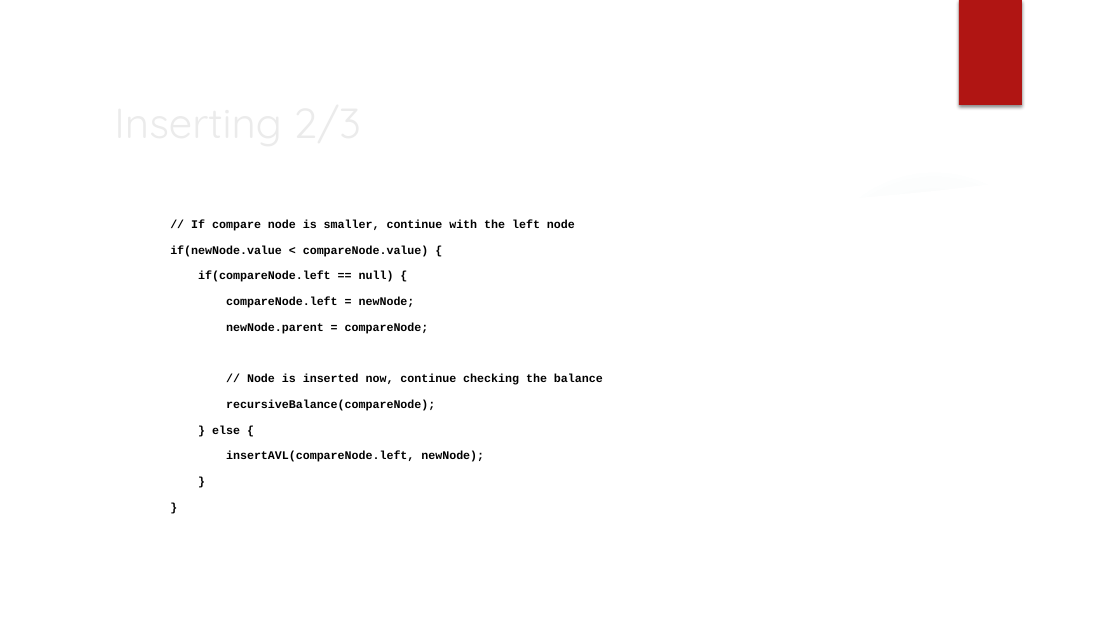
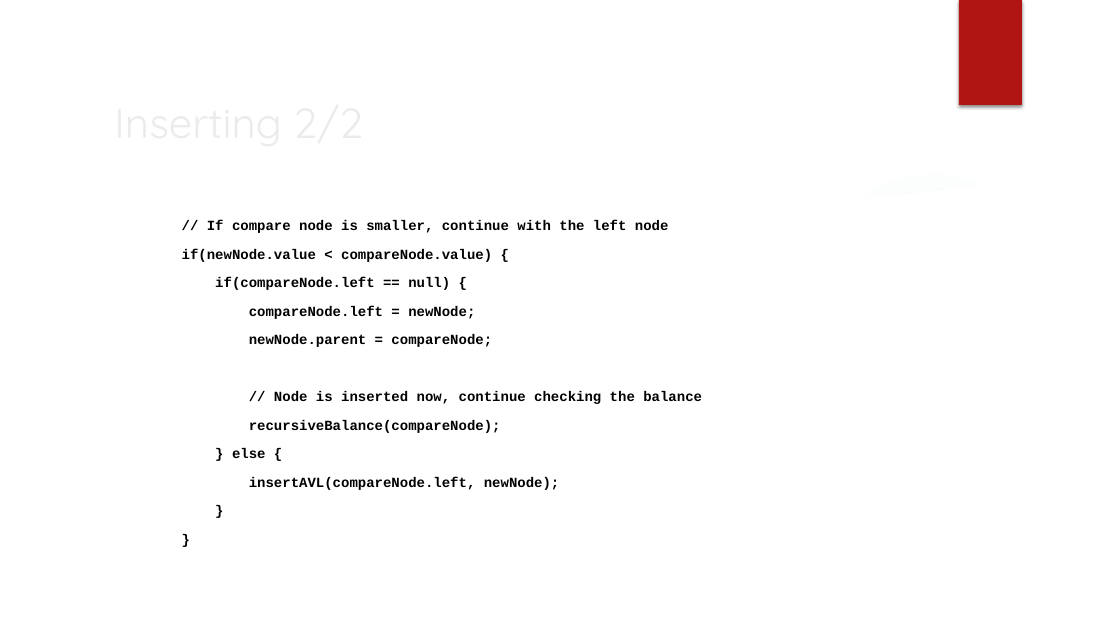
Before and after one commit to mikevlaar/AVL-Tree-Assignment, a slide deck: slide 4 of AVL Tree implementatie.pptx. Drawn at 1120x630 pixels with LibreOffice and Linux fonts; fonts in the diff are those of the drawing; background and template pictures are left out. Boxes give left, top, right and bottom in pixels: in the first picture for what was removed or moved away, otherwise in the second. Text is boxed around its words. In the diff, an @@ line names an element or a change of style, - is before the commit and + after.

```diff
--- a/AVL Tree implementatie.pptx
+++ b/AVL Tree implementatie.pptx
@@ title at [106,89,917,154]: text changed @@
-Inserting 2/3
+Inserting 2/2
@@ text "// If compare node is ..." at [182,220,702,490]: size 10 to 12 pt @@
```
Also in this commit, not shown: 4 other slides changed, 1 slide removed, 1 other file.
